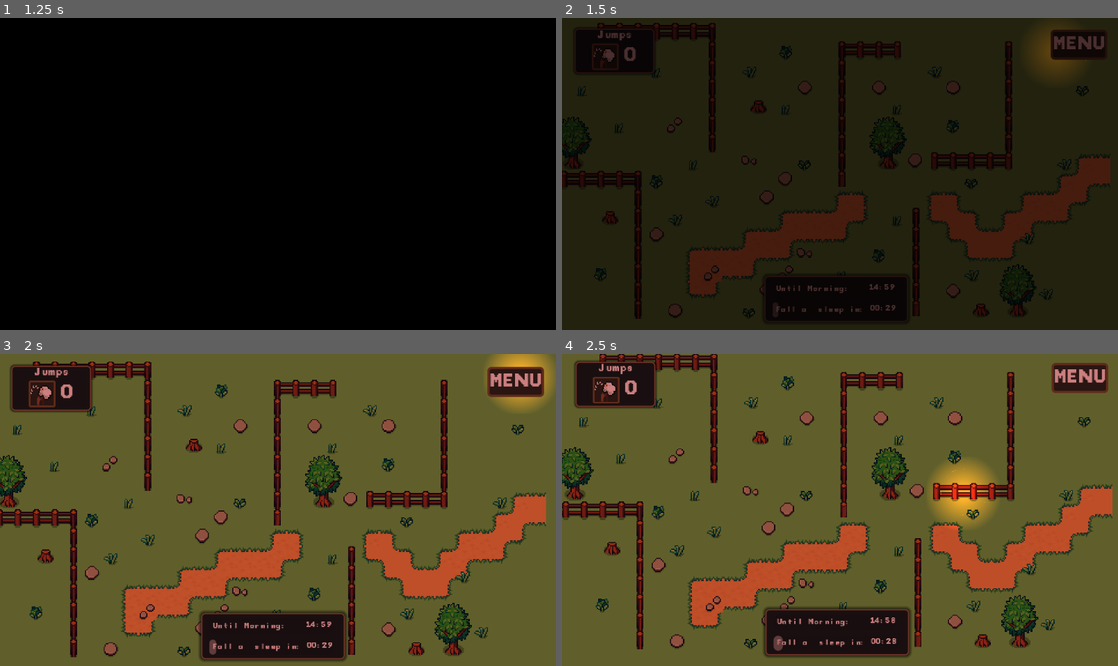
Above: before the commit, frames 1-4 (two rows, left to right).
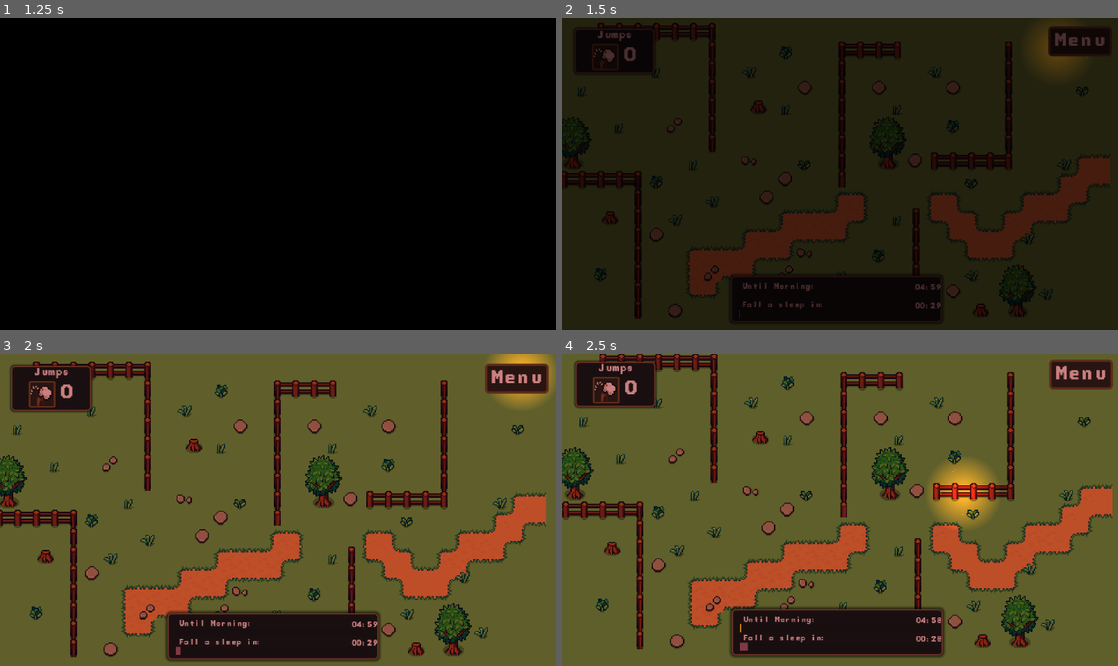
Above: after the commit, the same moments.

Repository: kandlash/Count-The-Sheep
Game: Godot game, scene res://scenes/main_menu.tscn
Same seed, same stepped clock (60 frames per second), same inputs: the game is played once before the commit and once after it. Sound files missing from this copy of the repository are replaced by a short silence.
Inputs (mouse positions are in pixels of both pictures, inside the frame that each line leads up to):
- Up to frame 1 (1.25 s): click "Play" at 0.5 s
- Up to frame 2 (1.5 s): click "MENU" (after the commit: "Menu") at 1.25 s
- Up to frame 3 (2 s): no input
- Up to frame 4 (2.5 s): move the mouse to (962, 494) at 2.02 s; click (962, 494) at 2.17 s

Frame 1 is identical in both runs. In frame 2, 2.5% of the frame differs, in the area x 0-99%, y 1-98%; in frame 3, 5.3%, in the area x 0-99%, y 2-99%; in frame 4, 3.7%.

Commit message:
translation fixes and progress bar style

Diff:
--- a/assets/translation/lang.csv
+++ b/assets/translation/lang.csv
@@ -10,7 +10,7 @@
 key_salary,Your Salary,Ваша зарплата
 key_result_salary,Result:,Итого:
 key_night_time_label,Until Morning:,До утра:
-key_tired_label,Fall a  sleep in:,Уснете через:
+key_tired_label,Fall a sleep in:,Уснете через:
 key_jumps_label,Jumps,Прыжки
 key_exit,Exit,Выход
 key_owl_1_name_upgrade,Owl I,Сова I
@@ -91,3 +91,4 @@
 key_music,Music,Музыка
 key_sound,Sound Effects,Звуковые эффекты
 key_next,Next,Далее
+key_master,Master,Мастер
--- a/scenes/world.tscn
+++ b/scenes/world.tscn
@@ -416,12 +416,21 @@
 [sub_resource type="Theme" id="Theme_xo05s"]
 Panel/styles/panel = SubResource("StyleBoxFlat_o8fc1")
 
+[sub_resource type="StyleBoxFlat" id="StyleBoxFlat_xo05s"]
+bg_color = Color(0.9882353, 0.9529412, 0, 1)
+
+[sub_resource type="Theme" id="Theme_dss4m"]
+ProgressBar/styles/fill = SubResource("StyleBoxFlat_xo05s")
+
 [sub_resource type="LabelSettings" id="LabelSettings_e3hyu"]
 font = ExtResource("14_dss4m")
 font_size = 6
 
-[sub_resource type="Theme" id="Theme_q5onr"]
-ProgressBar/font_sizes/font_size = 8
+[sub_resource type="StyleBoxFlat" id="StyleBoxFlat_lakw3"]
+bg_color = Color(0.61960787, 0.4509804, 0.5411765, 1)
+
+[sub_resource type="Theme" id="Theme_pm21f"]
+ProgressBar/styles/fill = SubResource("StyleBoxFlat_lakw3")
 
 [sub_resource type="StyleBoxFlat" id="StyleBoxFlat_7t5mc"]
 bg_color = Color(0.12941177, 0.12156863, 0.1254902, 1)
@@ -472,6 +481,7 @@
 script = ExtResource("1_e3hyu")
 dog_scene = ExtResource("14_o8fc1")
 metadata/_edit_vertical_guides_ = [48.0]
+metadata/_edit_horizontal_guides_ = [114.0, 98.0]
 
 [node name="cursor_light" type="PointLight2D" parent="." unique_id=1528558070]
 position = Vector2(-136, 0)
@@ -619,9 +629,9 @@
 anchor_top = 0.5
 anchor_right = 0.5
 anchor_bottom = 0.5
-offset_left = -62.0
+offset_left = -91.0
 offset_top = 88.0
-offset_right = 62.0
+offset_right = 91.0
 offset_bottom = 128.0
 grow_horizontal = 2
 grow_vertical = 2
@@ -630,9 +640,10 @@
 [node name="time_progressbar" type="ProgressBar" parent="Camera2D/UIHolder/gameUI/Panel" unique_id=649715511]
 layout_mode = 0
 offset_left = 7.0
-offset_top = 5.0
-offset_right = 114.0
-offset_bottom = 18.0
+offset_top = 13.0
+offset_right = 177.0
+offset_bottom = 20.0
+theme = SubResource("Theme_dss4m")
 value = 28.88
 show_percentage = false
 
@@ -642,9 +653,9 @@
 anchor_top = 0.5
 anchor_bottom = 0.5
 offset_left = 3.0
-offset_top = -3.5
-offset_right = 73.0
-offset_bottom = 3.5
+offset_top = -10.5
+offset_right = 93.0
+offset_bottom = -3.5
 grow_vertical = 2
 text = "key_night_time_label"
 label_settings = SubResource("LabelSettings_e3hyu")
@@ -656,10 +667,10 @@
 anchor_top = 0.5
 anchor_right = 0.5
 anchor_bottom = 0.5
-offset_left = 35.0
-offset_top = -6.5
-offset_right = 47.0
-offset_bottom = 5.5
+offset_left = 69.0
+offset_top = -11.5
+offset_right = 87.0
+offset_bottom = 0.5
 grow_horizontal = 2
 grow_vertical = 2
 text = "2:45"
@@ -670,10 +681,10 @@
 [node name="tired_progressbar" type="ProgressBar" parent="Camera2D/UIHolder/gameUI/Panel" unique_id=500886129]
 layout_mode = 0
 offset_left = 7.0
-offset_top = 23.0
-offset_right = 115.0
+offset_top = 29.0
+offset_right = 176.0
 offset_bottom = 36.0
-theme = SubResource("Theme_q5onr")
+theme = SubResource("Theme_pm21f")
 value = 57.4
 show_percentage = false
 
@@ -683,9 +694,9 @@
 anchor_top = 0.5
 anchor_bottom = 0.5
 offset_left = 3.0
-offset_top = -3.5
-offset_right = 47.0
-offset_bottom = 3.5
+offset_top = -10.5
+offset_right = 71.0
+offset_bottom = -3.5
 grow_vertical = 2
 text = "key_tired_label"
 label_settings = SubResource("LabelSettings_e3hyu")
@@ -697,10 +708,10 @@
 anchor_top = 0.5
 anchor_right = 0.5
 anchor_bottom = 0.5
-offset_left = 35.0
-offset_top = -6.5
-offset_right = 47.0
-offset_bottom = 5.5
+offset_left = 69.5
+offset_top = -9.5
+offset_right = 87.5
+offset_bottom = -2.5
 grow_horizontal = 2
 grow_vertical = 2
 text = "2:45"
@@ -762,13 +773,13 @@
 anchors_preset = 1
 anchor_left = 1.0
 anchor_right = 1.0
-offset_left = -32.0
-offset_top = 11.0
-offset_right = -6.0
-offset_bottom = 37.0
+offset_left = -57.0
+offset_top = 8.0
+offset_right = -2.0
+offset_bottom = 34.0
 grow_horizontal = 0
 theme = SubResource("Theme_7t5mc")
-text = "MENU"
+text = "key_menu"
 
 [connection signal="area_entered" from="sheep_killer" to="sheep_killer" method="_on_area_entered"]
 [connection signal="area_entered" from="sheep_killer2" to="sheep_killer2" method="_on_area_entered"]
--- a/scripts/upgrades/upgrade_data.gd
+++ b/scripts/upgrades/upgrade_data.gd
@@ -40,7 +40,7 @@
 			"next": [],
 			"description": "key_owl_3_description_upgrade",
 			"effects": [
-				[{ "type": "max_tired", "value": 300 }]
+				[{ "type": "max_tired", "value": 330 }]
 			]
 		},
 
--- a/scripts/world.gd
+++ b/scripts/world.gd
@@ -18,7 +18,7 @@
 @export var dog_scene: PackedScene
 
 
-const REAL_DURATION := 15.0 * 60.0 # ночь
+const REAL_DURATION := 5.0 * 60.0 # ночь
 var elapsed := 0.0
 
 var dogs := []
Binary file changed: assets/translation/lang.en.translation
Binary file changed: assets/translation/lang.ru.translation
Not shown: 1 places in scenes/audio_manager.tscn that only renumber resources
